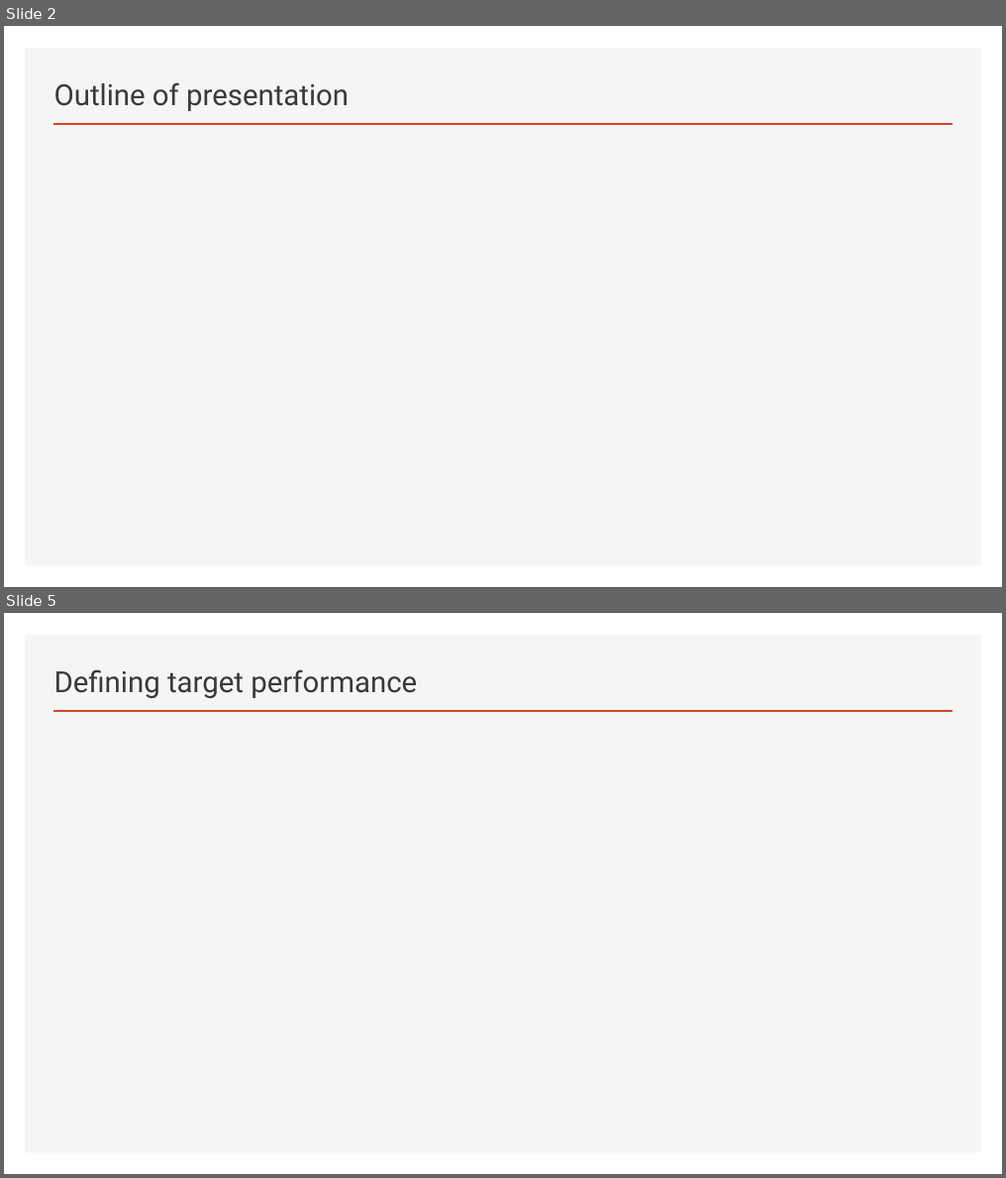
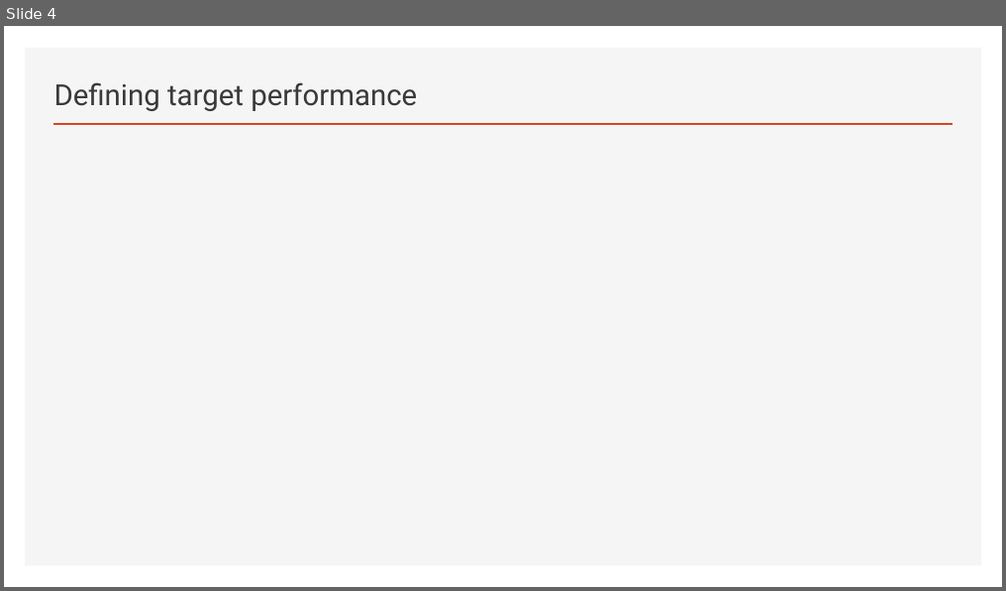
Before and after one commit to rsbtoronto/UofTTeamJTermProject, a slide deck: Welcome to Team J Project.pptx. Shown one above the other, each under a label of ours: slides 2 and 5 before the commit, slide 4 after it; the slides between them are not shown. The pictures are 1006x1178 and 1006x591 pixels, drawn with LibreOffice and Linux fonts; fonts in the diff are those of the drawing. Boxes give left, top, right and bottom in pixels: in the first picture for what was removed or moved away, otherwise in the second. Text is boxed around its words. In the diff, an @@ line names an element or a change of style, - is before the commit and + after.

```diff
--- a/Welcome to Team J Project.pptx
+++ b/Welcome to Team J Project.pptx
@@ slide 2 removed at (4,26,1002,587), background #FFFFFF; not listed: 2 template elements that a slide beside it also shows @@
@@ title removed at (54,82,349,111) @@
-Outline of presentation
@@ what was slide 5 is now slide 4 @@
```
Also in this commit, not shown: 3 slides changed.
